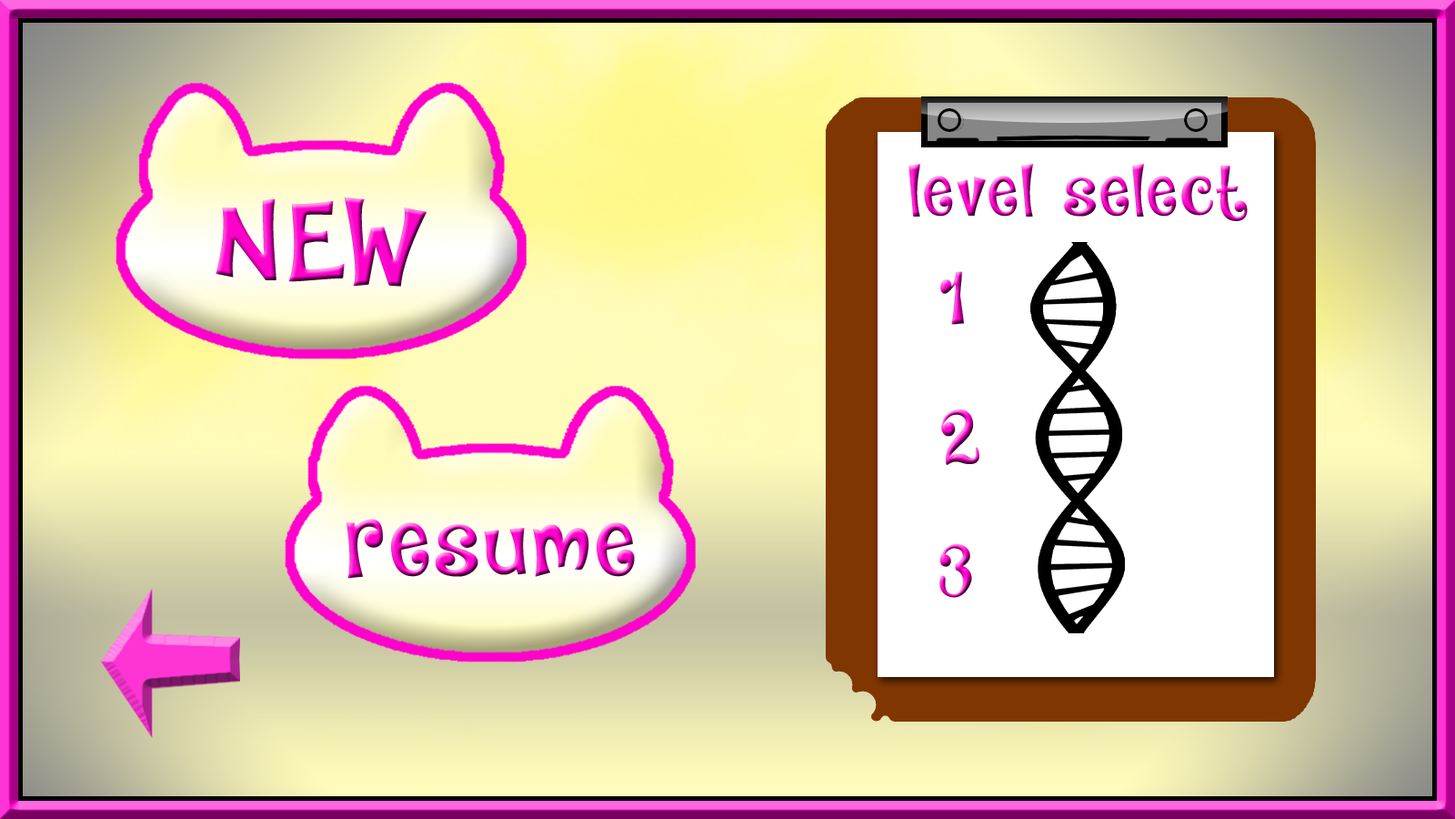
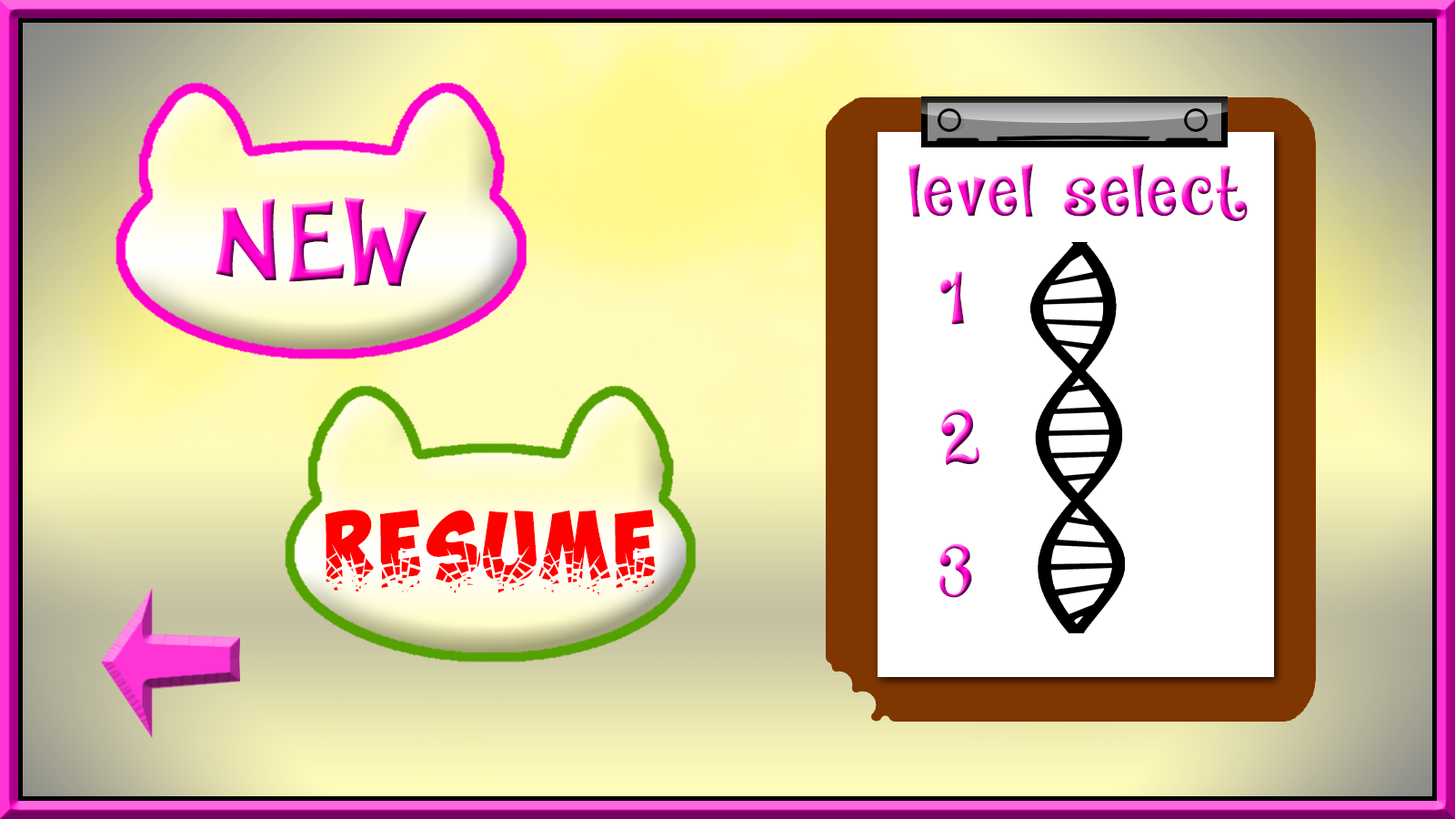
Layered file, before and after one edit (1455×819). Changes by layer:
showed group "resumeDown" (1st of 2, in "resumeButton") (2 layers) over [left=283, top=384, right=697, bottom=663]
hid group "resume" (1st of 2, in "resumeButton") (2 layers) over [left=283, top=384, right=697, bottom=663]
